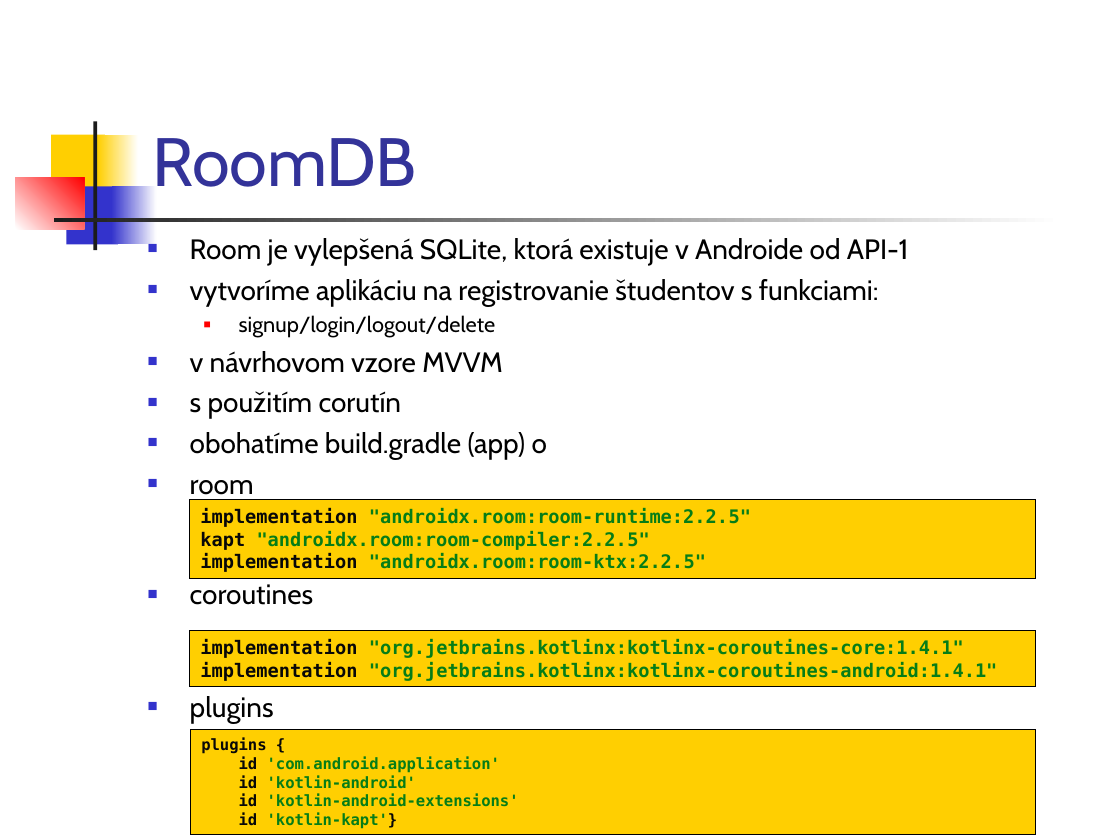
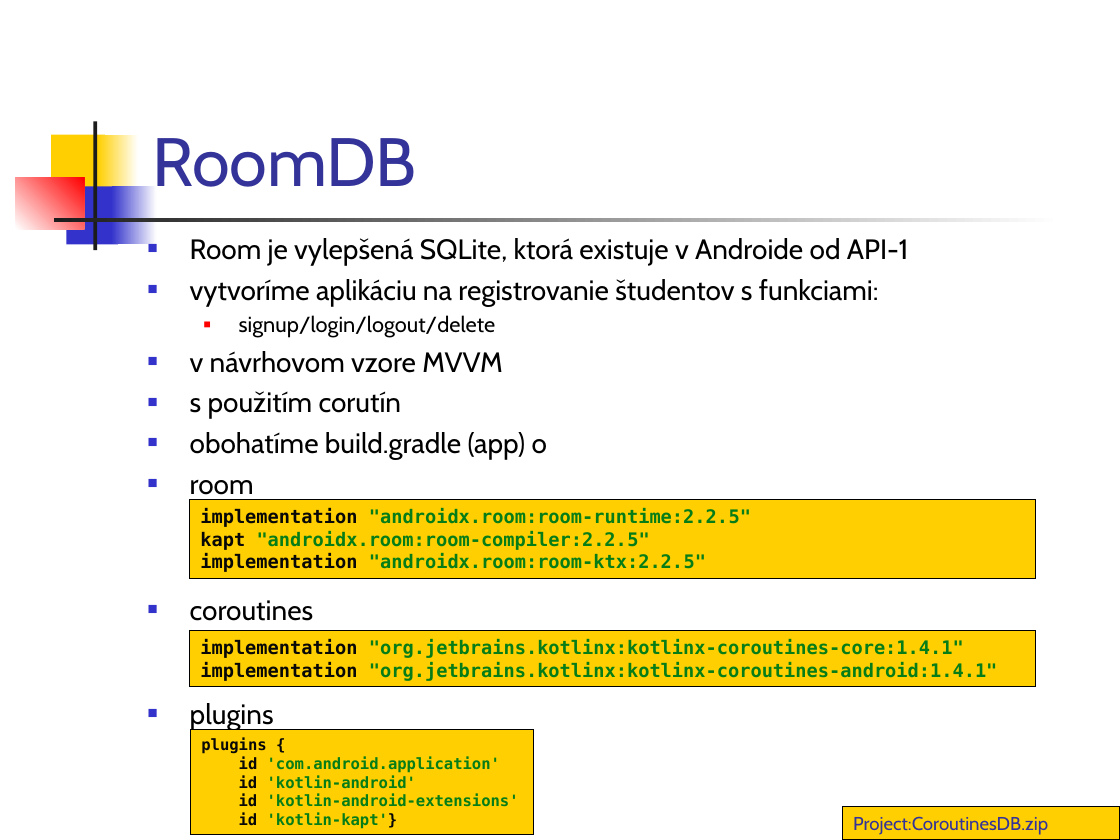
Before and after one commit to vmandro/Prednasky, a slide deck: slide 4 of 12/12_Android.ppt. Drawn at 1120x840 pixels with LibreOffice and Linux fonts; fonts in the diff are those of the drawing. Boxes give left, top, right and bottom in pixels: in the first picture for what was removed or moved away, otherwise in the second. Text is boxed around its words. In the diff, an @@ line names an element or a change of style, - is before the commit and + after.

```diff
--- a/12/12_Android.ppt
+++ b/12/12_Android.ppt
@@ text "Room je vylepšená SQLite, ktorá ..." rewrapped from box(190, 238, 909, 723) to box(190, 238, 909, 730) @@
@@ rectangle "plugins { id 'com.android.application' id ...": place and size @@
-rectangle "plugins { id 'com.android.application' id ..." at box(190, 729, 1036, 834)
+rectangle "plugins { id 'com.android.application' id ..." at box(190, 729, 533, 834)
@@ rectangle added at box(842, 806, 1120, 840), fill #FFCF01, outline #000000 0.74 pt, 12 pt, text #333399 @@
+Project:CoroutinesDB.zip
```
Also in this commit, not shown: 24 other slides changed, 5 slides added, 1 other file.
